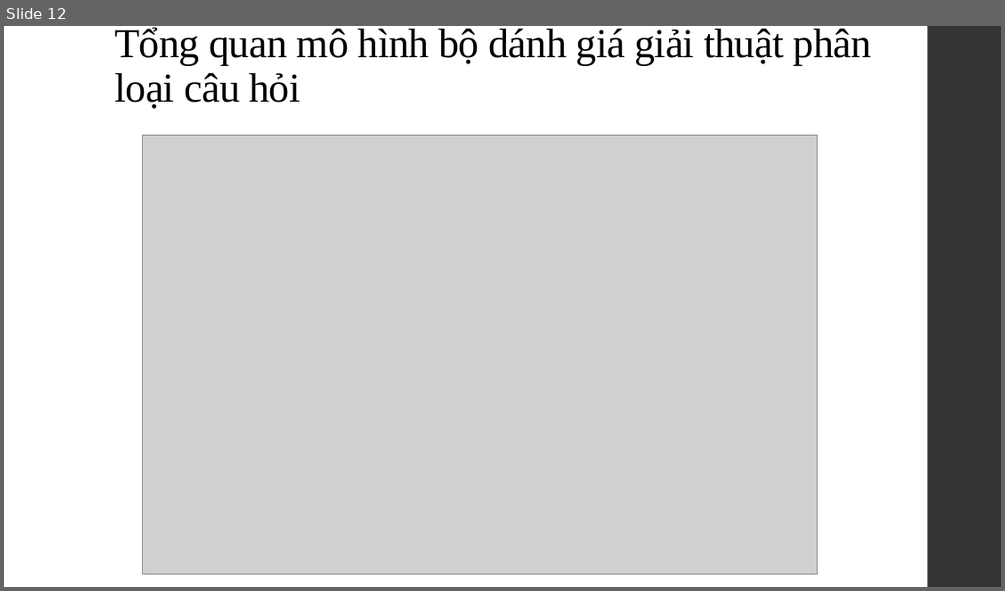
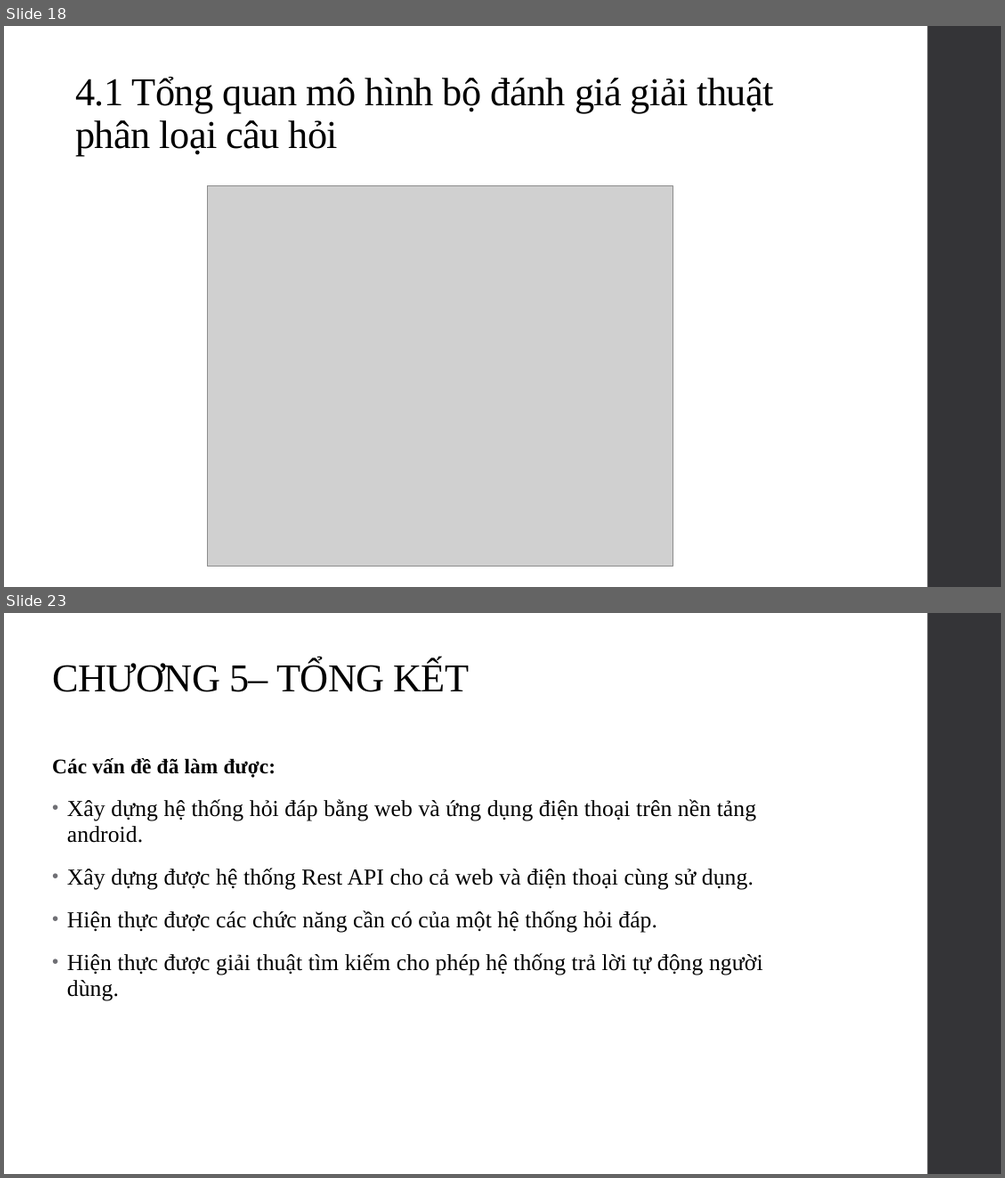
Before and after one commit to SaiGonSoftware/QA-Forum, a slide deck: Document/Baocao.pptx. Shown one above the other, each under a label of ours: slide 12 before the commit, slides 18 and 23 after it; the slides between them are not shown. The pictures are 1005x591 and 1005x1178 pixels, drawn with LibreOffice and Linux fonts; fonts in the diff are those of the drawing; grey boxes stand for pictures. Boxes give left, top, right and bottom in pixels: in the first picture for what was removed or moved away, otherwise in the second. Text is boxed around its words. In the diff, an @@ line names an element or a change of style, - is before the commit and + after.

```diff
--- a/Document/Baocao.pptx
+++ b/Document/Baocao.pptx
@@ slide 23 added at (4,613,1001,1174), background #FFFFFF; not listed: 1 template element that a slide beside it also shows @@
@@ title added at (52,660,469,692), 38 pt, text #000000 @@
+CHƯƠNG 5– TỔNG KẾT
@@ text added at (52,758,763,1001), 22 pt, text #000000 @@
+Các vấn đề đã làm được:
+• Xây dựng hệ thống hỏi đáp bằng web và ứng dụng điện thoại trên nền tảng android.
+• Xây dựng được hệ thống Rest API cho cả web và điện thoại cùng sử dụng.
+• Hiện thực được các chức năng cần có của một hệ thống hỏi đáp.
+• Hiện thực được giải thuật tìm kiếm cho phép hệ thống trả lời tự động người dùng.
@@ what was slide 12 is now slide 18 @@
@@ slide 18 changed as well @@
@@ title at (75,77,774,156): text changed; size 39.6 to 38 pt @@
-Tổng quan mô hình bộ dánh giá giải thuật phân loại câu hỏi
+4.1 Tổng quan mô hình bộ đánh giá giải thuật phân loại câu hỏi
@@ picture: place and size @@
-picture at (142,135,817,574)
+picture at (208,185,672,566)
```
Also in this commit, not shown: 9 other slides changed, 13 other slides added, 2 slides removed, 16 other files.
